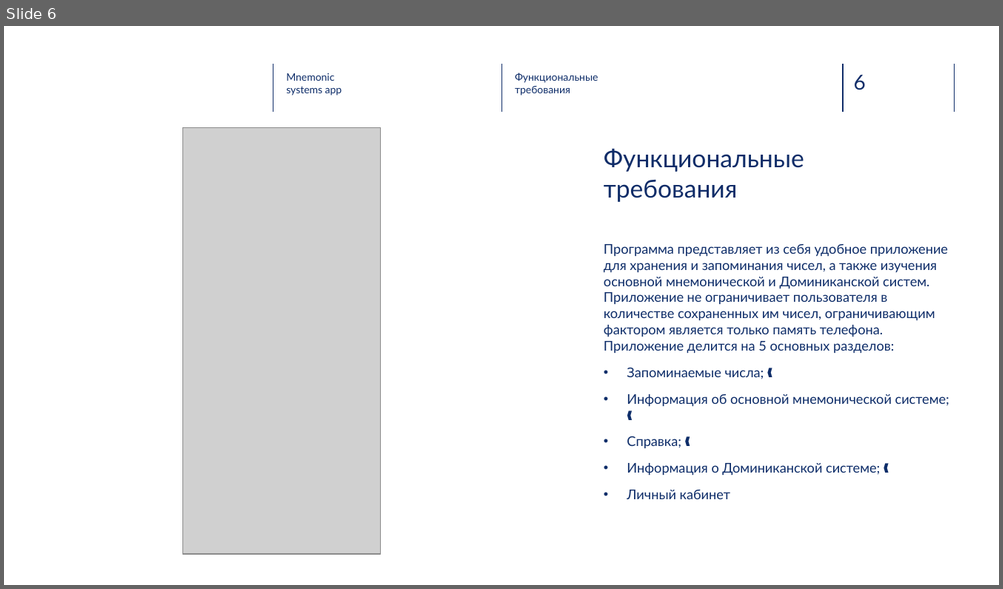
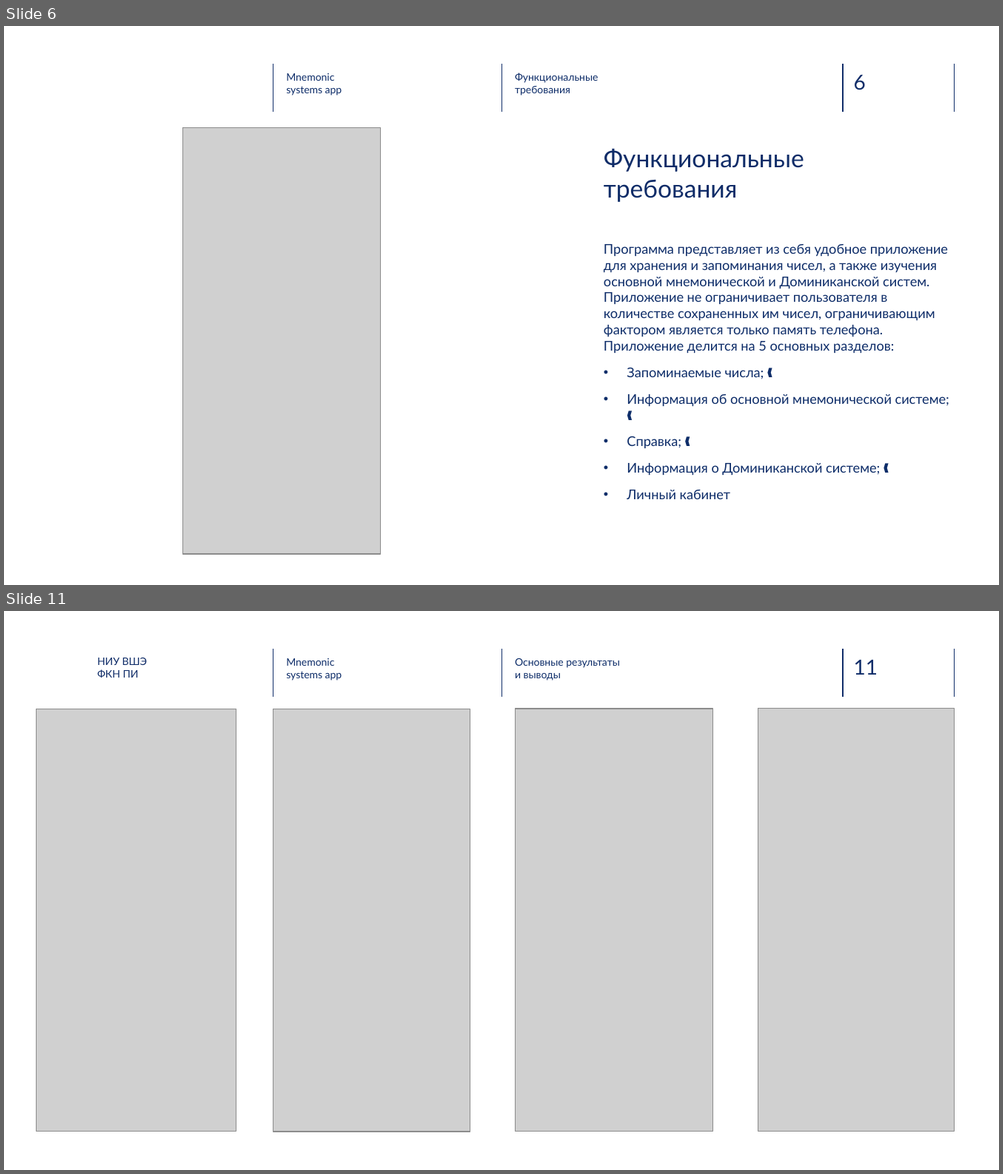
Before and after one commit to NikPeg/mnemonic_systems_app, a slide deck: Итоговые документы/presentation.pptx. Shown one above the other, each under a label of ours: slide 6 before the commit, slides 6 and 11 after it; the slides between them are not shown. The pictures are 1003x589 and 1003x1174 pixels, drawn with LibreOffice and Linux fonts; fonts in the diff are those of the drawing; grey boxes stand for pictures; background and template pictures are left out. Boxes give left, top, right and bottom in pixels: in the first picture for what was removed or moved away, otherwise in the second. Text is boxed around its words. In the diff, an @@ line names an element or a change of style, - is before the commit and + after.

```diff
--- a/Итоговые документы/presentation.pptx
+++ b/Итоговые документы/presentation.pptx
@@ slide 11 added at box(4, 611, 999, 1170), background picture (left out); not listed: 5 template elements that a slide beside it also shows @@
@@ text added at box(97, 658, 147, 678), 10 pt, text #0F2C68 @@
+НИУ ВШЭ
+ФКН ПИ
@@ text added at box(286, 658, 342, 681), 10 pt, text #0E2D69 @@
+Mnemonic
+systems app
@@ text added at box(515, 658, 620, 681), 10 pt, text #0E2D69 @@
+Основные результаты
+и выводы
@@ picture added at box(36, 709, 236, 1132) @@
@@ picture added at box(273, 709, 469, 1133) @@
@@ picture added at box(515, 709, 714, 1132) @@
@@ picture added at box(757, 708, 954, 1131) @@
```
Also in this commit, not shown: 3 slides changed, 4 other slides added, 6 slides removed.
